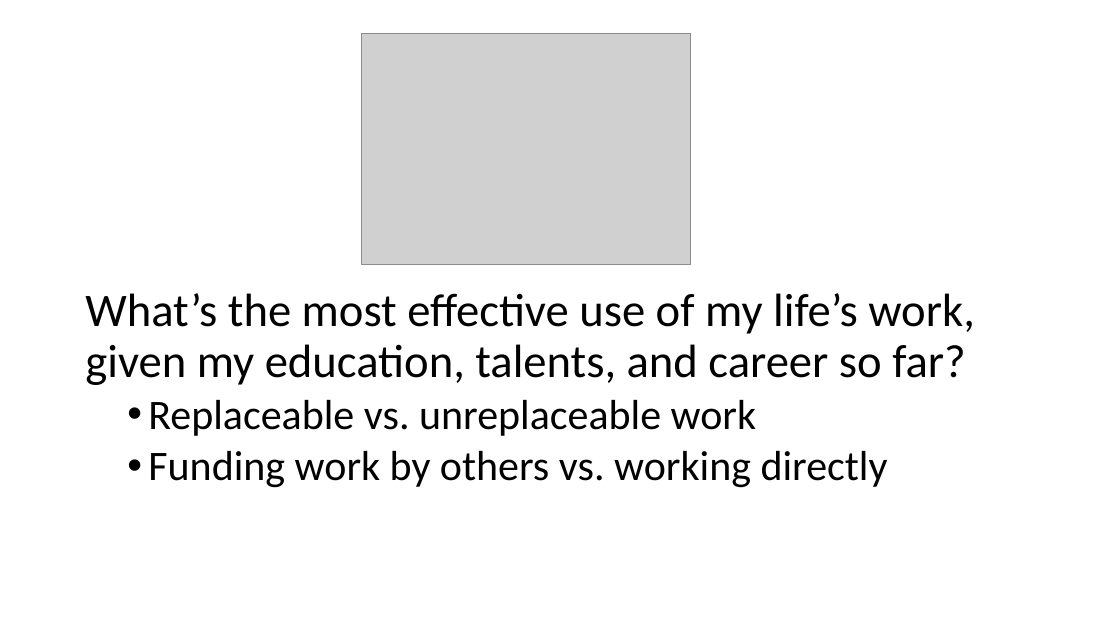
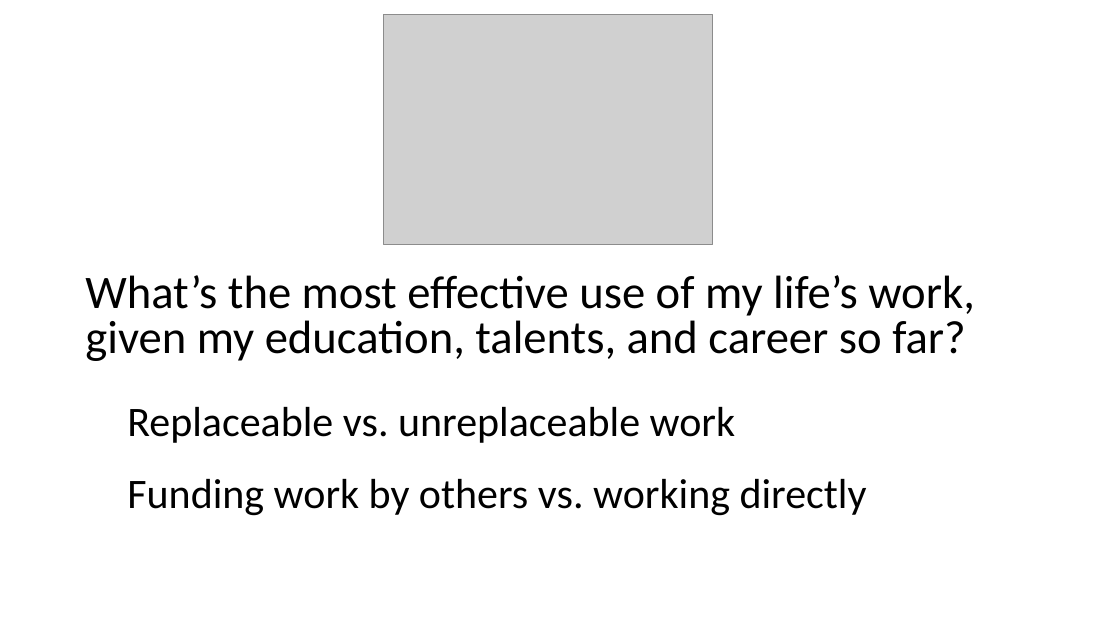
Before and after one commit to eanyc/eanyc.github.io, a slide deck: slide 10 of talk/talk.pptx. Drawn at 1120x630 pixels with LibreOffice and Linux fonts; fonts in the diff are those of the drawing; grey boxes stand for pictures; background and template pictures are left out. Boxes give left, top, right and bottom in pixels: in the first picture for what was removed or moved away, otherwise in the second. Text is boxed around its words. In the diff, an @@ line names an element or a change of style, - is before the commit and + after.

```diff
--- a/talk/talk.pptx
+++ b/talk/talk.pptx
@@ picture: place and size @@
-picture at bbox=[361, 34, 691, 264]
+picture at bbox=[383, 14, 712, 245]
@@ text "What’s the most effective use ...": place and size @@
-text "What’s the most effective use ..." at bbox=[85, 293, 975, 488]
+text "What’s the most effective use ..." at bbox=[85, 275, 975, 516]
@@ text "What’s the most effective use ..." at bbox=[85, 275, 975, 516]: line spacing 0.9 to 0.8; bullet • to none @@
```
Also in this commit, not shown: 6 other slides changed, 4 slides added, 3 slides removed.
